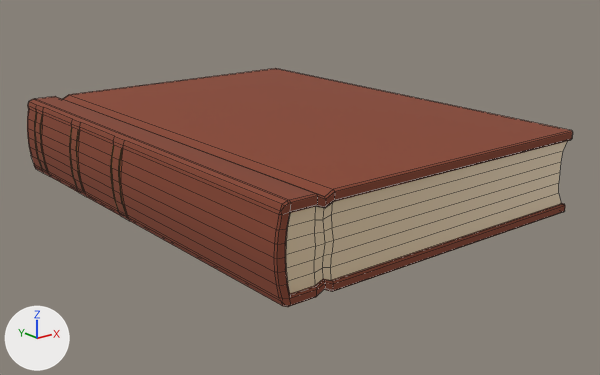
Before and after pictures for a commit that changed the FBX model assets/models/book_closed.fbx.
One viewpoint serves both versions: a camera (50 mm lens) standing at (-0.95, -1.319, 0.457) and looking at (0.006, -0.125, -0.021). Lighting does not change. The marker at lower left points along +X, +Y and +Z. Mesh edges are drawn as thin lines.

The first picture shows 'Buch'.
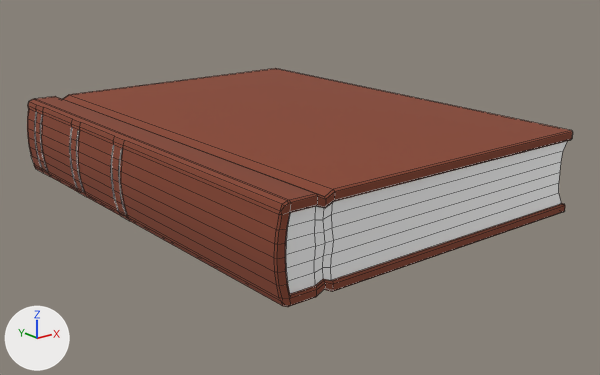
Commit message: make book closed and book open pages have the same color

What the commit changed:
Material 'gold.002' (mat_gold_002) is new.
Its base color is (1.0, 1.0, 1.0) (white #ffffff).
Its metallic is 1.0.
Its roughness is 0.0.
Its emission strength is 1.0.
Material 'book side2.001' (mat_book_side2_001) is new.
Its base color is (1.0, 1.0, 1.0) (white #ffffff).
me_würfel has 380 vertices, 372 faces and spans x -0.331..0.321, y -0.431..0.431, z -0.076..0.076.
me_würfel is used by ob_buch; location (-0.012, -0.08, 0.043).
me_würfel part 1: all 54 faces that had it switch from mat_book_side2 (beige #e4cca8) to mat_book_side2_001 (white #ffffff).
me_würfel part 2: all 36 faces that had it switch from mat_gold (yellow #b09819) to mat_gold_002 (white #ffffff).

Pixel boxes [x1, y1, x2, y2] of what changed, in the pictures (600 x 375 px):
part 1 of me_würfel, recoloured: [286, 141, 567, 294] in both
part 2 of me_würfel, recoloured: [35, 112, 126, 215] in both
